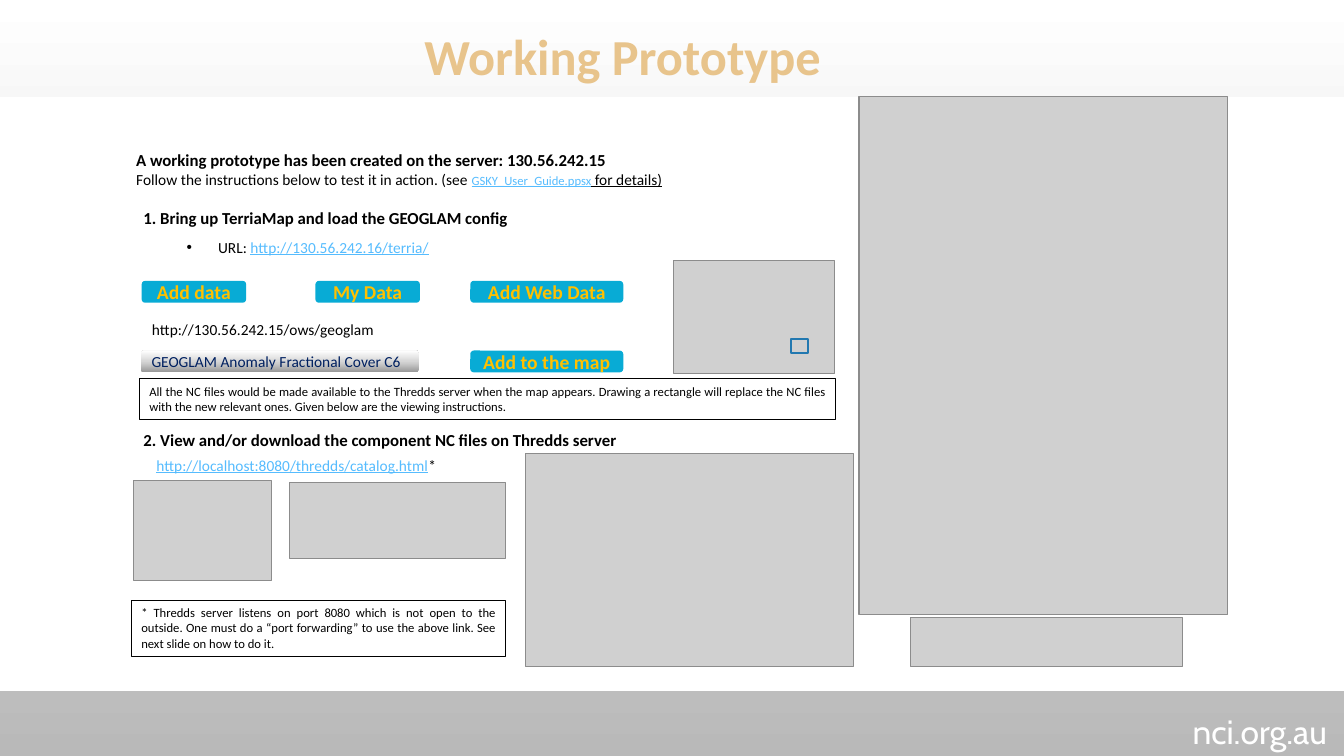
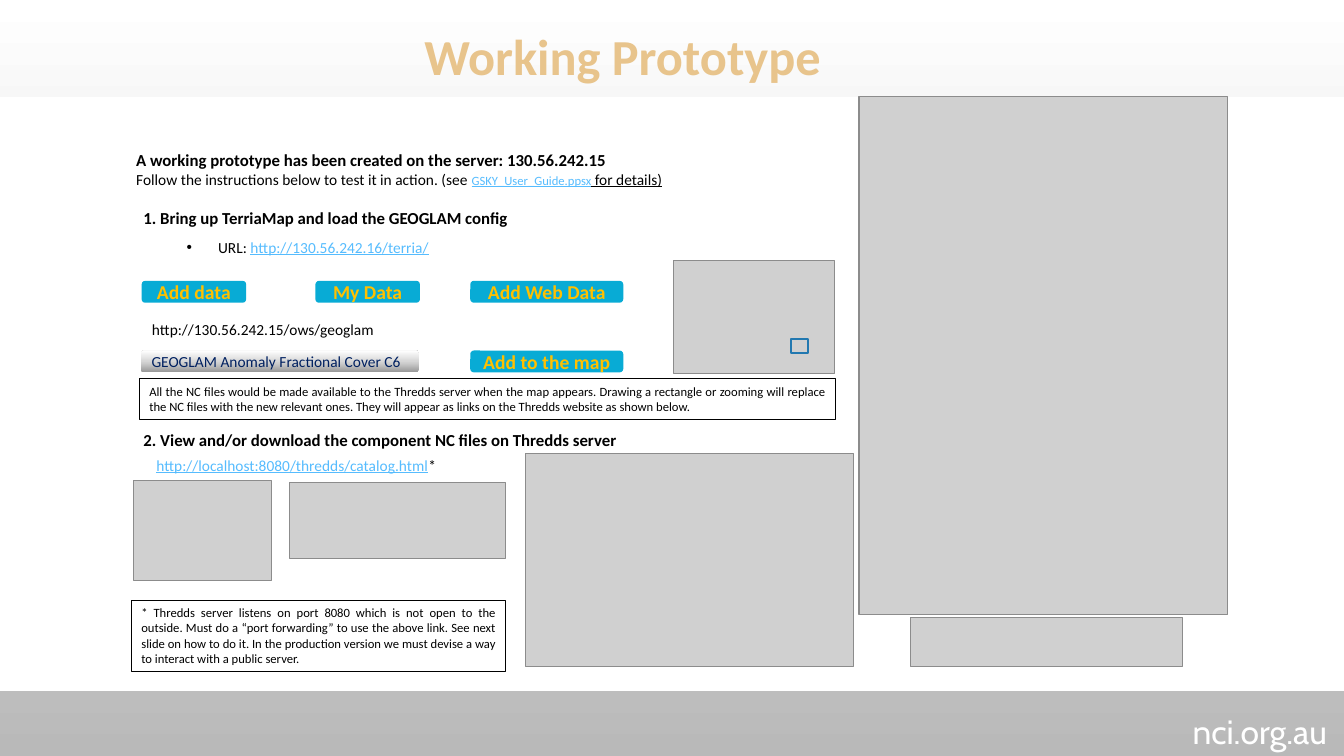
Before and after one commit to nci/gsky, a slide deck: slide 8 of Documents/ows/GSKY-Thredds_Integration.pptx. Drawn at 1344x756 pixels with LibreOffice and Linux fonts; fonts in the diff are those of the drawing; grey boxes stand for pictures; background and template pictures are left out. Boxes give left, top, right and bottom in pixels: in the first picture for what was removed or moved away, otherwise in the second. Text is boxed around its words. In the diff, an @@ line names an element or a change of style, - is before the commit and + after.

Commit message:
Implementing GSKY-Thredds

```diff
--- a/Documents/ows/GSKY-Thredds_Integration.pptx
+++ b/Documents/ows/GSKY-Thredds_Integration.pptx
@@ text in rectangle at [149,387,826,413]: text changed @@
-All the NC files would be made available to the Thredds server when the map appears. Drawing a rectangle will replace the NC files with the new relevant ones. Given below are the viewing instructions.
+All the NC files would be made available to the Thredds server when the map appears. Drawing a rectangle or zooming will replace the NC files with the new relevant ones. They will appear as links on the Thredds website as shown below.
@@ rectangle "* Thredds server listens on ...": place and size @@
-rectangle "* Thredds server listens on ..." at [131,600,505,656]
+rectangle "* Thredds server listens on ..." at [131,600,505,671]
@@ text in rectangle at [141,608,495,665]: text changed @@
-* Thredds server listens on port 8080 which is not open to the outside. One must do a “port forwarding” to use the above link. See next slide on how to do it.
+* Thredds server listens on port 8080 which is not open to the outside. Must do a “port forwarding” to use the above link. See next slide on how to do it. In the production version we must devise a way to interact with a public server.
```
Also in this commit, not shown: 3 other slides changed.
